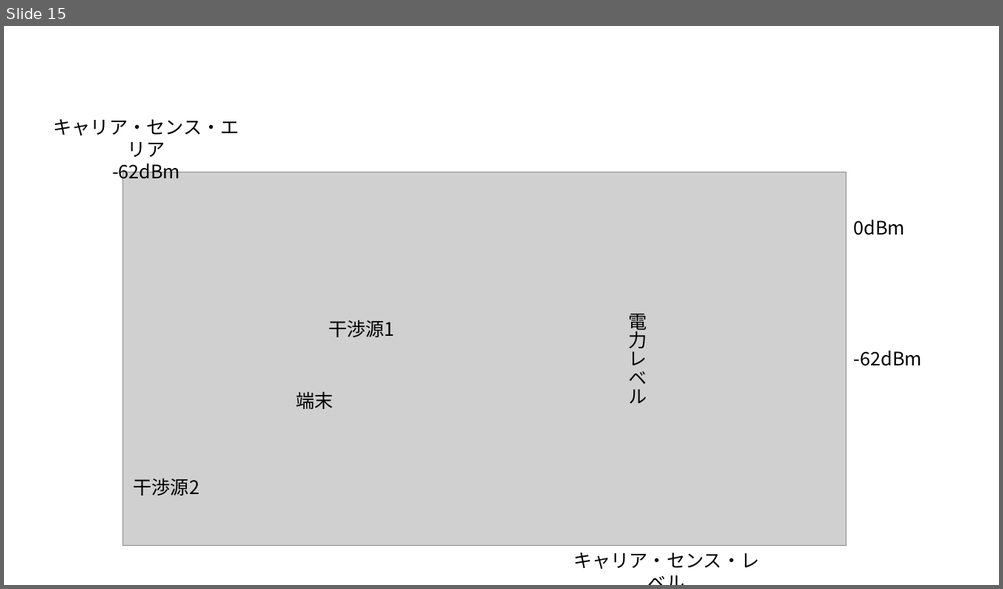
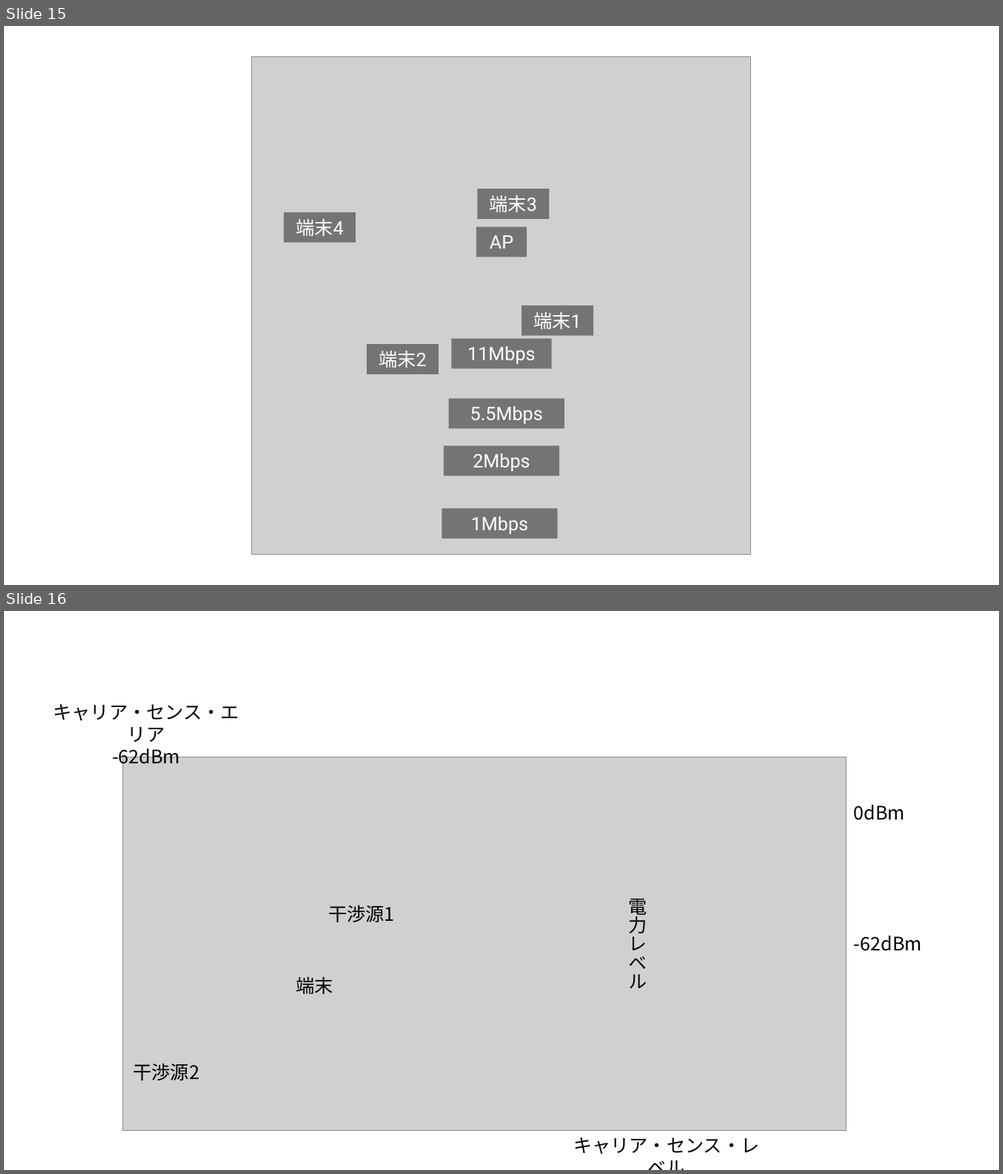
Before and after one commit to ShitaLab-TMCIT/IEEE802.11simulator, a slide deck: paper/assets/asesets.pptx. Shown one above the other, each under a label of ours: slide 15 before the commit, slides 15 and 16 after it. The pictures are 1003x589 and 1003x1174 pixels, drawn with LibreOffice and Linux fonts; fonts in the diff are those of the drawing; grey boxes stand for pictures. Boxes give left, top, right and bottom in pixels: in the first picture for what was removed or moved away, otherwise in the second. Text is boxed around its words. In the diff, an @@ line names an element or a change of style, - is before the commit and + after.

```diff
--- a/paper/assets/asesets.pptx
+++ b/paper/assets/asesets.pptx
@@ slide 15 added at <box>4,26,999,585</box>, background #FFFFFF @@
@@ picture added at <box>252,56,751,555</box> @@
@@ rectangle added at <box>477,190,549,219</box>, fill #747474, 18 pt, text #FFFFFF @@
+端末3
@@ rectangle added at <box>284,212,356,242</box>, fill #747474, 18 pt, text #FFFFFF @@
+端末4
@@ rectangle added at <box>476,227,527,258</box>, fill #747474, 18 pt, text #FFFFFF @@
+AP
@@ rectangle added at <box>522,306,594,335</box>, fill #747474, 18 pt, text #FFFFFF @@
+端末1
@@ rectangle added at <box>367,345,438,375</box>, fill #747474, 18 pt, text #FFFFFF @@
+端末2
@@ rectangle added at <box>452,338,552,369</box>, fill #747474, 18 pt, text #FFFFFF @@
+11Mbps
@@ rectangle added at <box>449,399,564,429</box>, fill #747474, 18 pt, text #FFFFFF @@
+5.5Mbps
@@ rectangle added at <box>444,446,559,476</box>, fill #747474, 18 pt, text #FFFFFF @@
+2Mbps
@@ rectangle added at <box>442,508,558,539</box>, fill #747474, 18 pt, text #FFFFFF @@
+1Mbps
@@ what was slide 15 is now slide 16 @@
```
Also in this commit, not shown: 10 other files.
